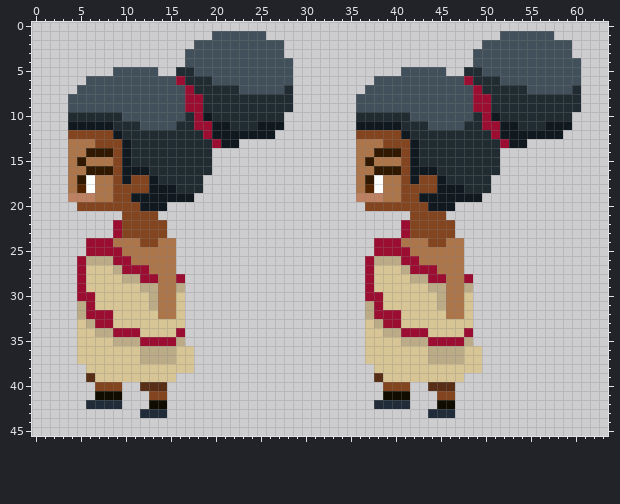
Pixel-art sprite: phasertemplate-master/images/Aldeana/AldeanaLado.png. This is how it looked before the edit.
The file is 64x46 pixels.
After:
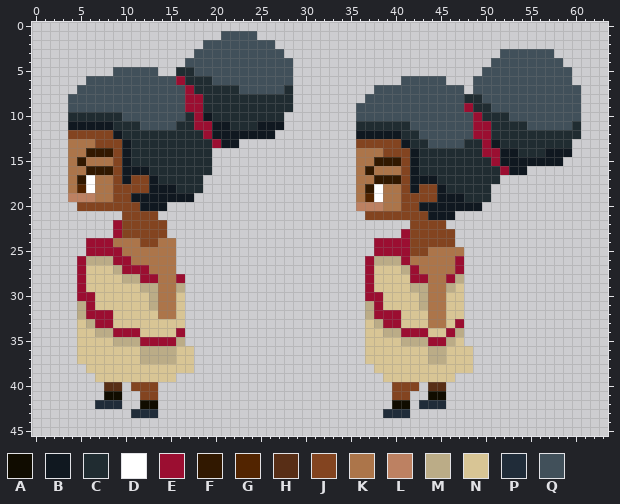
Palette (. is transparent): A #100c00  B #101820  C #202c31  D #ffffff  E #9b0e31  F #311800  G #522400  H #582e16  J #834420  K #ac754a  L #bd8162  M #bbac87  N #d8c595  P #202c39  Q #41505a
From old to new:
Changed rows in their new state; - is an unchanged pixel.
first column x 6:
 1 --------------.----.--------------------------......---
 2 ------------.--------.----------------------..........-
 3 -----------.-------------------------------...------..-
 4 -------------------------------------------..--------..
 5 -----------------------------------.....--..----------.
 6 --------------------------------...-----...QQQ--------.
 7 -------------------------------.----------.QQQQQQ-----Q
 8 ------------------------------.-----------CCQQQQQQQQQQQ
 9 ------------------------------------------ECCQQQQQQQQQQ
10 ------------------------------QQQQQQ-------ECC-QQQQQQQQ
11 ------------------------------CCCCC-QQ----QE-CCC-QQQQQC
12 ------------------------------BBBBBC-QQQQQQEECCCCCCCCCC
13 ------------------------------JJJ--BC-QQQQ--EBCCCCCCCC-
14 --------------------------------KJJ---------EEBBCCCBBB-
15 -------------------------------KFFF----------EBBBBBBB--
16 -------------------------------FKKK--CC-------EBB------
17 -------------------------------KFFF--BBC-----C---------
18 -------------------------------F----B---CC-------------
19 ------------------------------KGD----JJ---CCC----------
20 ------------------------------LLLKK--B---BBB-----------
21 -------------------------------JJJJJ--BBB--------------
22 -----------------------------------.----.--------------
24 -----------------------------------EJJ--J.-------------
25 ------------------------------------JJ-----------------
26 ------------------------------------K----E-------------
27 -------------------------------------KK--E-------------
28 ------------------------------------EEKKEM.------------
29 ------------------------------------MMKKMN.------------
30 -------------------------------------MKKNN.------------
31 -------------------------------------MKKNN.------------
32 --------------------------------------KKNN.------------
33 --------------------------------------KK-E.------------
34 ----------------------------------------EM.------------
35 ----------------------------------------MN.------------
36 ----------------------------------------NN-.-----------
37 ----------------------------------------NN-.-----------
38 -------------------------------------------.-----------
39 .-------------------------------.--------.-------------
40 -.HH-JJJ.------------------------.--J---.--------------
41 -.----J-.------------------------.JJ--AA.--------------
42 .-----A-.-----------------------..AA-PPP.--------------
43 -----P--.------------------------PPP--...--------------
